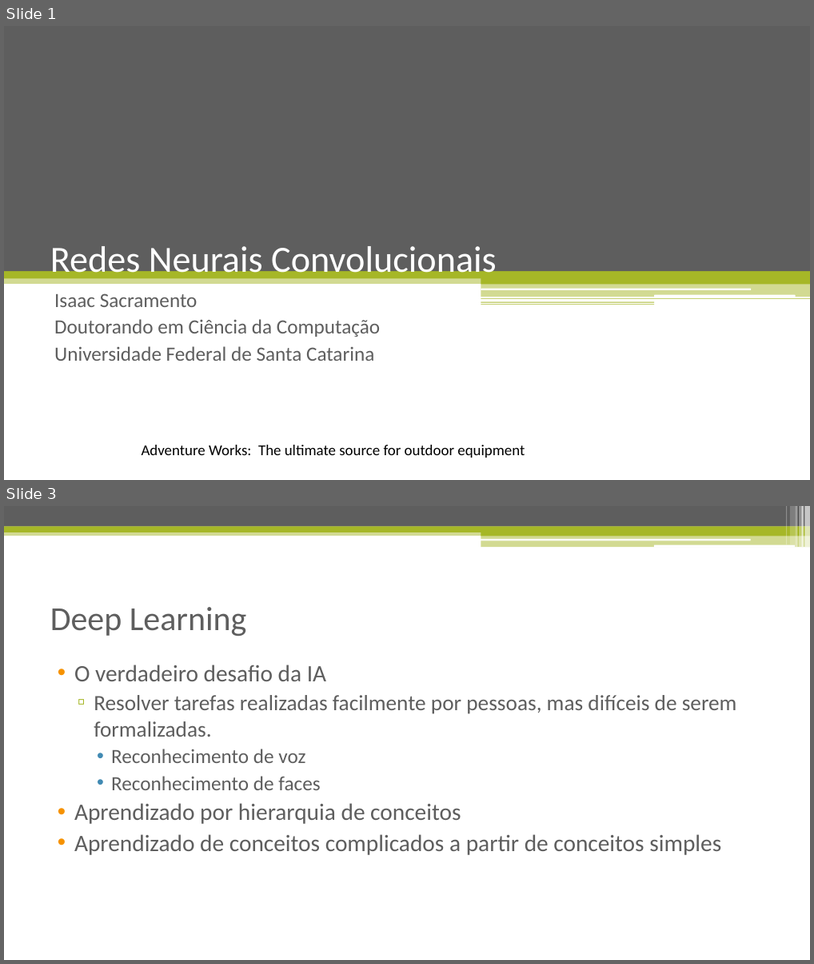
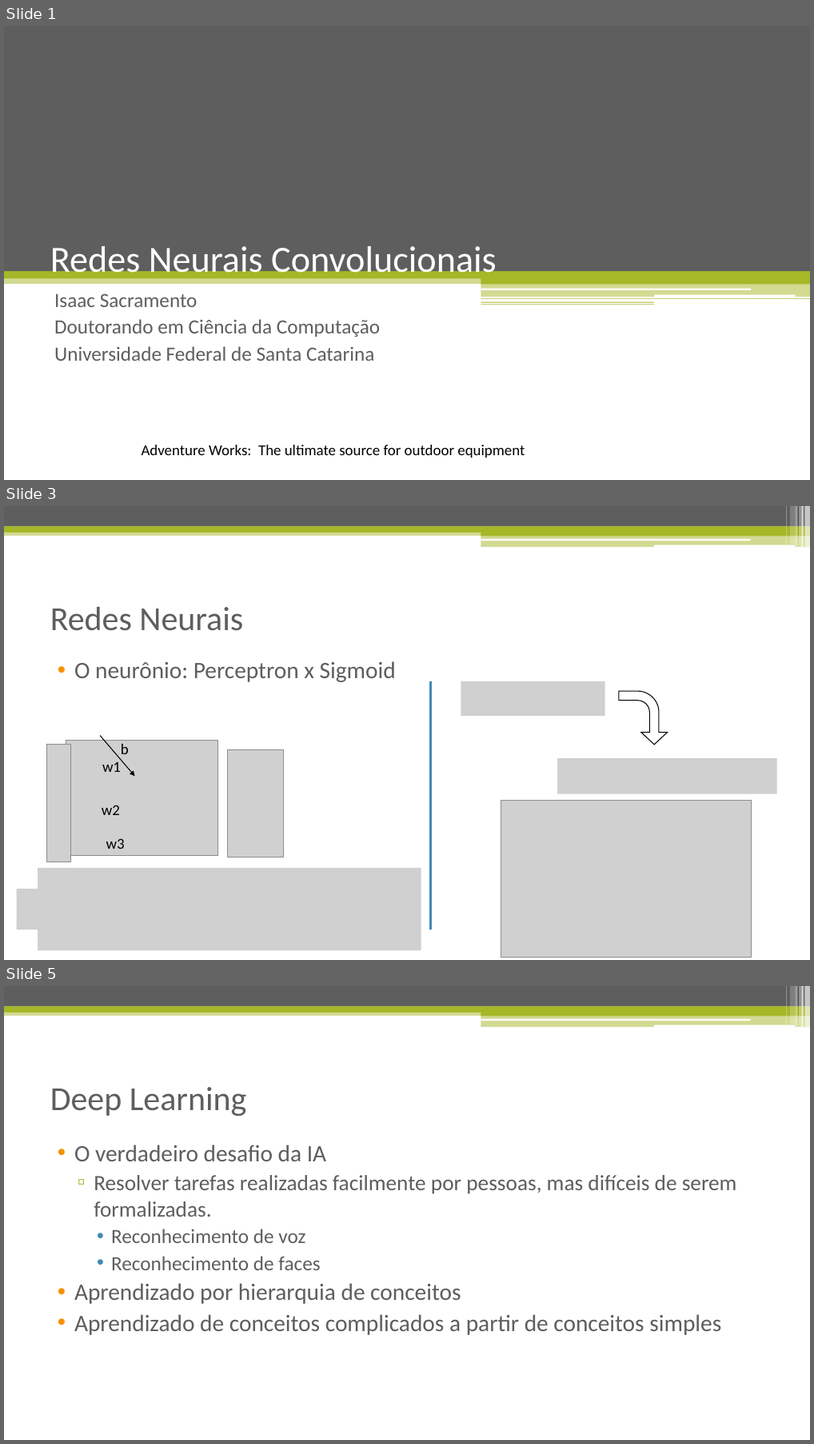
Before and after one commit to isacra/isacradoctoralstuffs, a slide deck: Apresentacoes/Redes Neurais Convolucionais.pptx. Shown one above the other, each under a label of ours: slides 1 and 3 before the commit, slides 1, 3 and 5 after it; the slides between them are not shown. The pictures are 814x964 and 814x1444 pixels, drawn with LibreOffice and Linux fonts; fonts in the diff are those of the drawing; grey boxes stand for pictures. Boxes give left, top, right and bottom in pixels: in the first picture for what was removed or moved away, otherwise in the second. Text is boxed around its words. In the diff, an @@ line names an element or a change of style, - is before the commit and + after.

```diff
--- a/Apresentacoes/Redes Neurais Convolucionais.pptx
+++ b/Apresentacoes/Redes Neurais Convolucionais.pptx
@@ slide 3 added at (4,506,810,960), background #FFFFFF; not listed: 13 template elements that a slide beside it also shows @@
@@ title added at (50,607,243,631), 40 pt, text #5E5E5E @@
+Redes Neurais
@@ text added at (74,661,396,682), 28 pt, text #5E5E5E @@
+• O neurônio: Perceptron x Sigmoid
@@ line added from (430, 681) to (430, 929), #418AB3 3 pt @@
@@ picture added at (462,681,606,716) @@
@@ bent arrow added at (619,691,668,744), fill #FFFFFF, outline #000000 1 pt @@
@@ picture added at (47,744,70,862) @@
@@ picture added at (66,740,218,856) @@
@@ arrow added from (100, 736) to (134, 776), #000000 1 pt @@
@@ text added at (121,744,129,754), 18 pt, text #000000 @@
+b
@@ text added at (102,762,121,772), 18 pt, text #000000 @@
+w1
@@ picture added at (228,749,283,857) @@
@@ picture added at (558,758,778,793) @@
@@ picture added at (137,772,171,827) @@
@@ text added at (102,804,120,815), 18 pt, text #000000 @@
+w2
@@ picture added at (502,800,752,956) @@
@@ text added at (106,838,125,848), 18 pt, text #000000 @@
+w3
@@ picture added at (17,888,400,929) @@
@@ picture added at (38,868,422,951) @@
@@ what was slide 3 is now slide 5 @@
```
Also in this commit, not shown: 2 slides changed, 2 other slides added, 7 other files.
